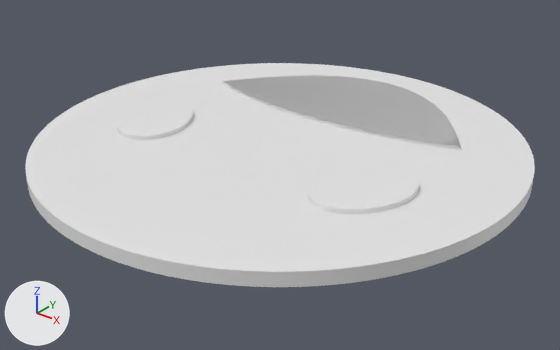
An edit to the Blender file blender files/flowercenter.blend, drawn before and after from the same camera.
Both versions are drawn from a 50 mm lens placed at (12.07, -15.09, 8.42), pointed at (0.24, -0.31, -0.74). The axes (+X, +Y, +Z) are drawn at lower left. The lights are the same throughout.

The scene before the commit, as lines of its bpy script (objects in view):
```python
me_beziercurve_001 = bpy.data.meshes.new('BezierCurve.001')
me_beziercurve_001.from_pydata(...)  # 50 vertices, 27 faces; spans x -1.01..1.0, y -0.18..0.75, z -0.02..0.02
me_beziercurve_001.polygons.foreach_set('use_smooth', [True] * 27)
me_cylinder_002 = bpy.data.meshes.new('Cylinder.002')
me_cylinder_002.from_pydata(...)  # a 100-sided cylinder along z spanning x -1.0..1.0, y -1.0..1.0, z -1.0..1.0
me_cylinder_003 = bpy.data.meshes.new('Cylinder.003')
me_cylinder_003.from_pydata(...)  # a 100-sided cylinder along z spanning x -1.0..1.0, y -1.0..1.0, z -1.0..1.0
ob_beziercurve = bpy.data.objects.new('BezierCurve', me_beziercurve_001)
ob_beziercurve.location = (0.0, 2.28, 0.2)
ob_beziercurve.scale = (4.15, 4.15, 4.15)
ob_cylinder_001 = bpy.data.objects.new('Cylinder.001', me_cylinder_002)
ob_cylinder_001.location = (3.51, -1.27, 0.2)
ob_cylinder_001.rotation_euler = (0.0, 0.0, -0.436)  # degrees (0, 0, -25)
ob_cylinder_001.scale = (1.0, 1.37, 0.1)
ob_cylinder_002 = bpy.data.objects.new('Cylinder.002', me_cylinder_003)
ob_cylinder_002.location = (-3.51, -1.27, 0.2)
ob_cylinder_002.rotation_euler = (0.0, 0.0, 0.436)  # degrees (0, 0, 25)
ob_cylinder_002.scale = (1.0, 1.37, 0.1)
# also in view: 'Cylinder' at (0.0, 0.0, 0.0)
```
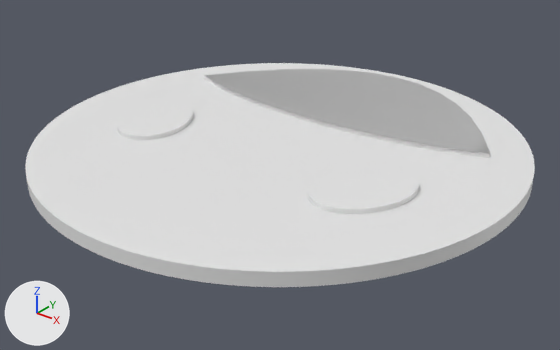
The change, as a list of edits to the scene's bpy script:
```text
Change ob_beziercurve:
    ob_beziercurve.scale: (4.15, 4.15, 4.15) -> (4.99, 4.99, 4.99)
```

Where the change shows, as pixel boxes (x1, y1, x2, y2) in the pictures (560 x 350 px):
'BezierCurve', rescaled (21% wider, 18% taller)
    before: (223, 75, 460, 150)
    after: (204, 69, 490, 158)
